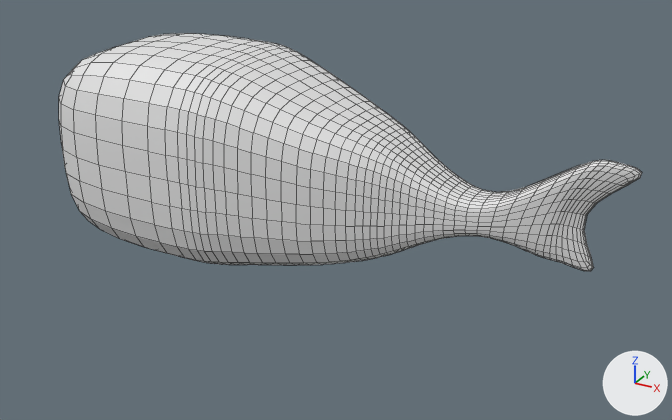
A saved change to the Blender file blender/beam.blend.
The view is the same before and after, from a 50 mm lens placed at (4.7, -5.95, 2.48), pointed at (1.44, -0.03, -0.48). Lighting does not change. The marker at lower right points along +X, +Y and +Z. The first picture is the older version. Mesh edges are drawn as thin lines.
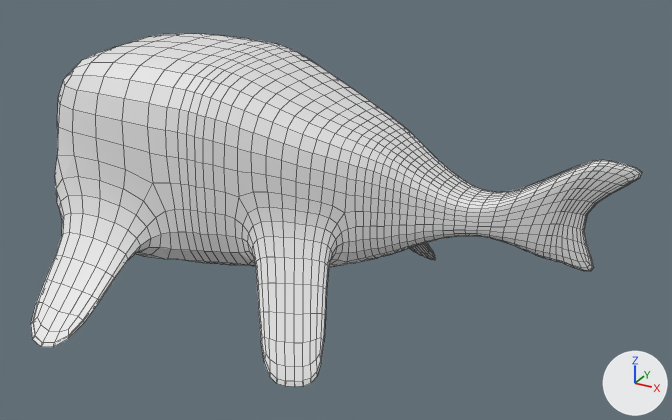
What differs and where, as boxes (x1, y1, x2, y2) in the pictures (672 x 420 px):
```json
{"object": "Cube", "change": "reshaped", "before": [59, 33, 642, 271], "after": [31, 33, 642, 387], "on screen": "49% taller"}
{"part": 1, "of": "me_cube", "change": "built on", "before": [63, 150, 350, 263], "after": [31, 155, 436, 387]}
```

Scene script edits in JSON lines:
```json
{"block": "me_cube", "where": "# used by ob_cube; location = (0.0, 0.0, 0.0)"}
{"op": "remove", "block": "me_cube", "code": "me_cube.from_pydata(...)  # 67 vertices, 52 faces; spans x -1.0..3.87, y -0.85..0.0, z -1.0..0.69"}
{"op": "add", "block": "me_cube", "code": "me_cube.from_pydata(...)  # 87 vertices, 72 faces; spans x -1.0..3.87, y -1.79..0.0, z -1.45..0.69"}
{"block": "me_cube", "change": "me_cube part 1"}
{"block": "me_cube", "change": "3 faces are deleted"}
{"block": "me_cube", "change": "20 vertices are added at x -0.54..1.98, y -1.79..-0.54, z -1.45..-0.5"}
{"block": "me_cube", "change": "23 new faces join them"}
```
